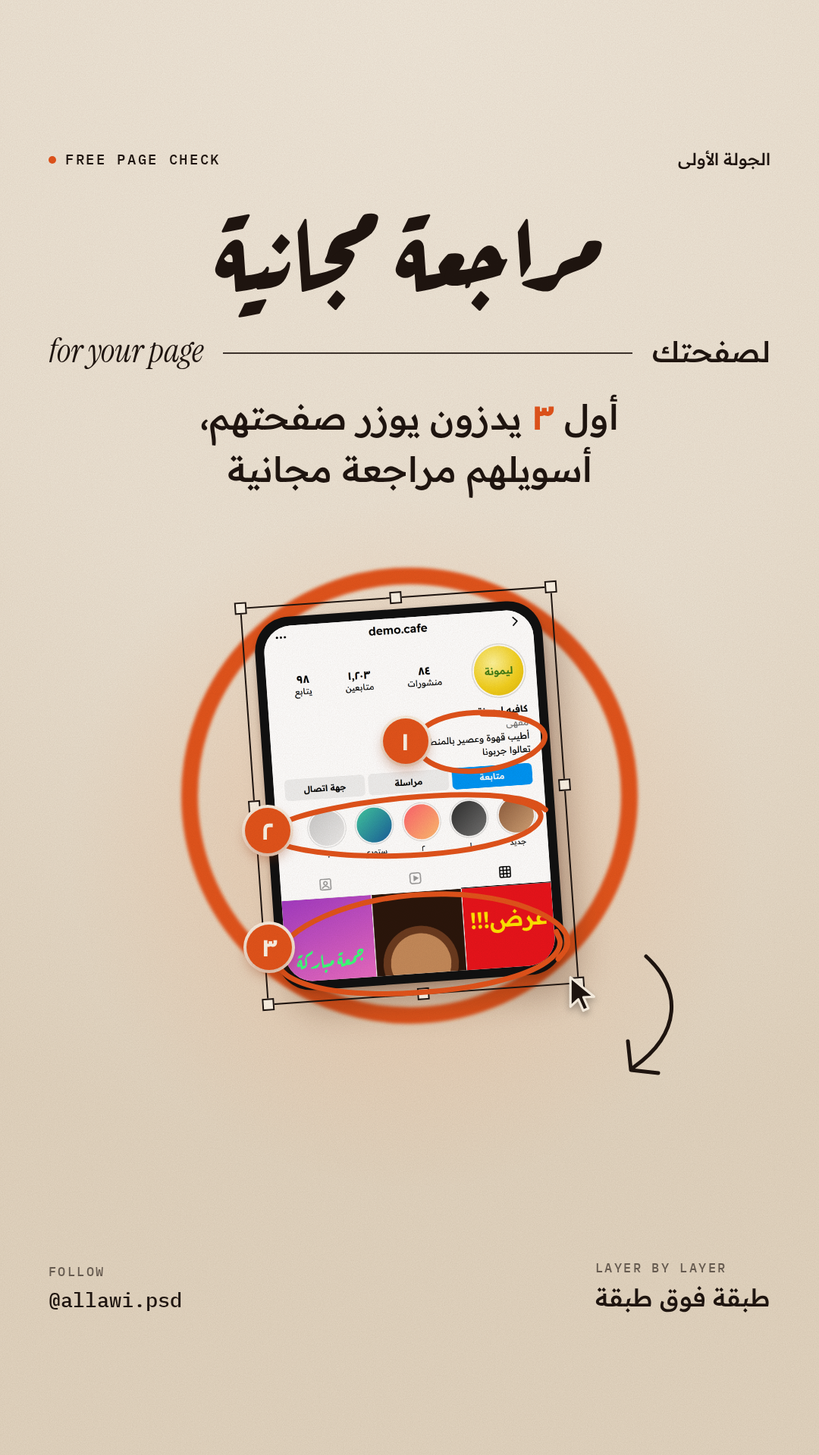
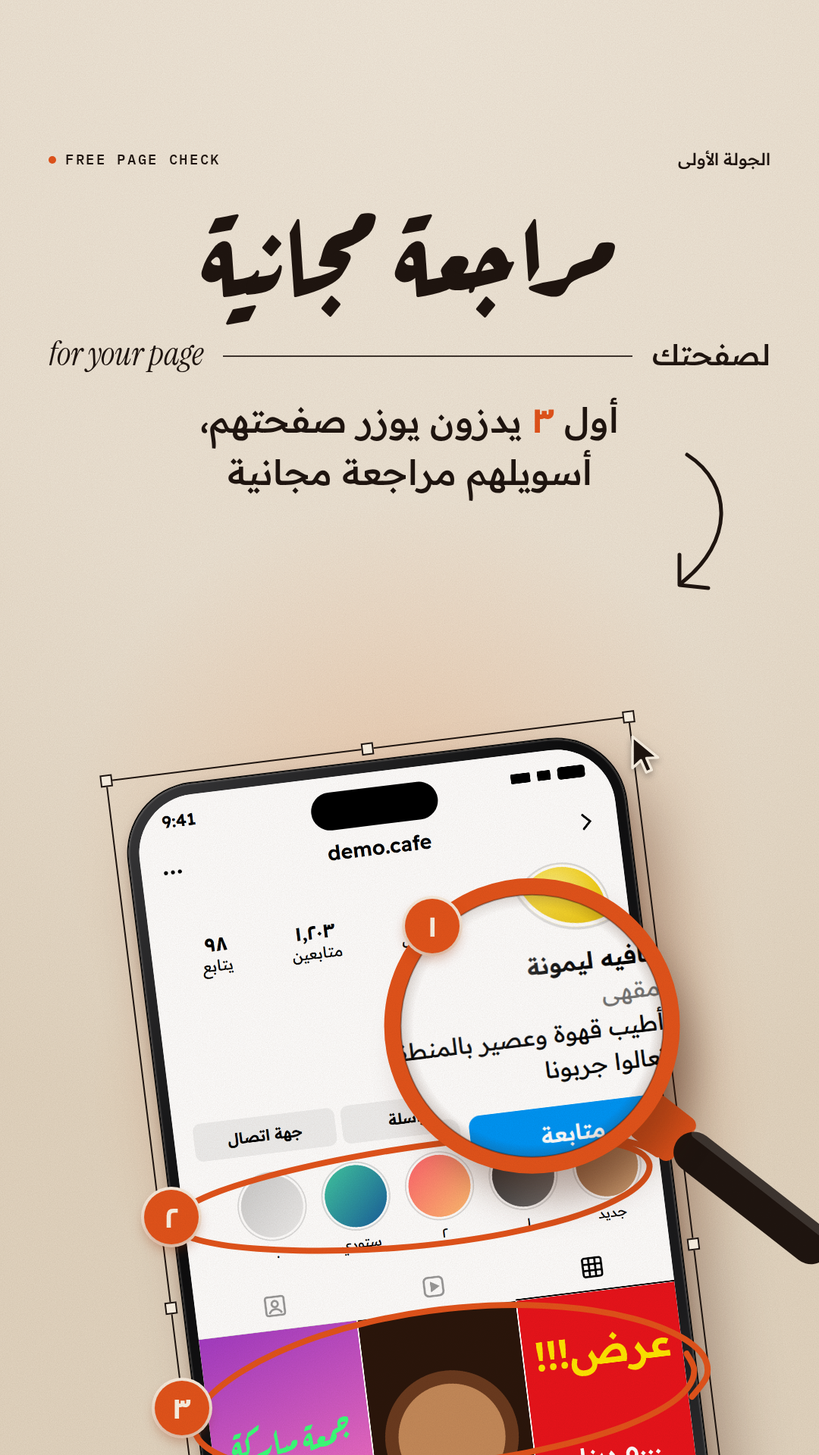
Comparing the layer stacks of the two 819px x 1455px images. Changes:
painted on "Text" over [49, 212, 769, 1313]
painted on "Marks & layer UI" over [99, 452, 819, 1455]
painted on "Photo / screenshot" over [91, 588, 796, 1455]
painted on "Paper + ring" over [93, 563, 771, 1422]
